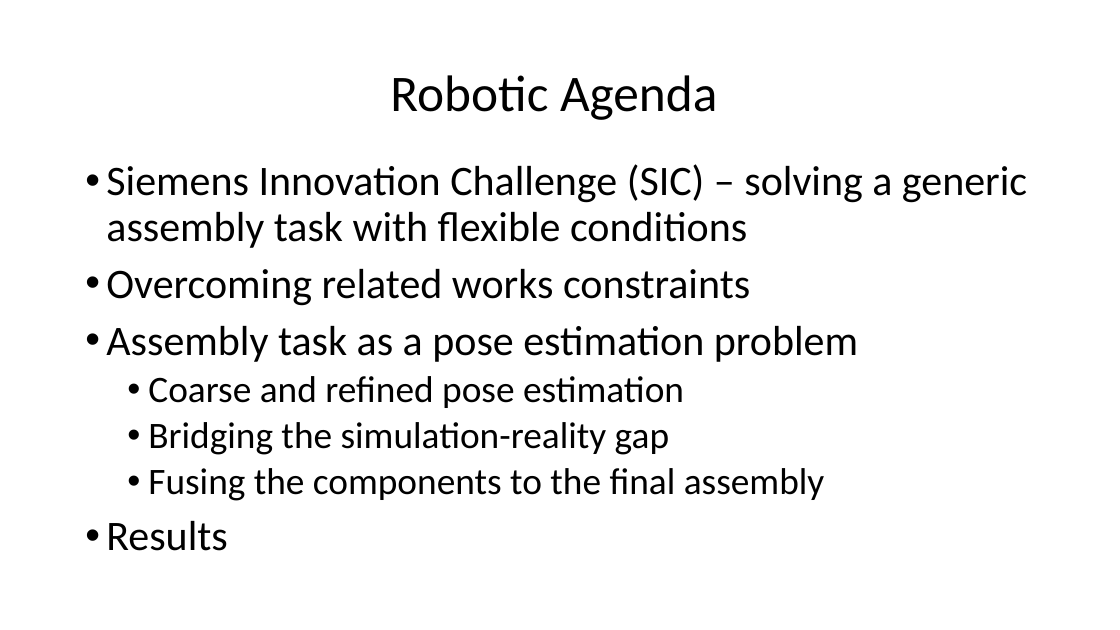
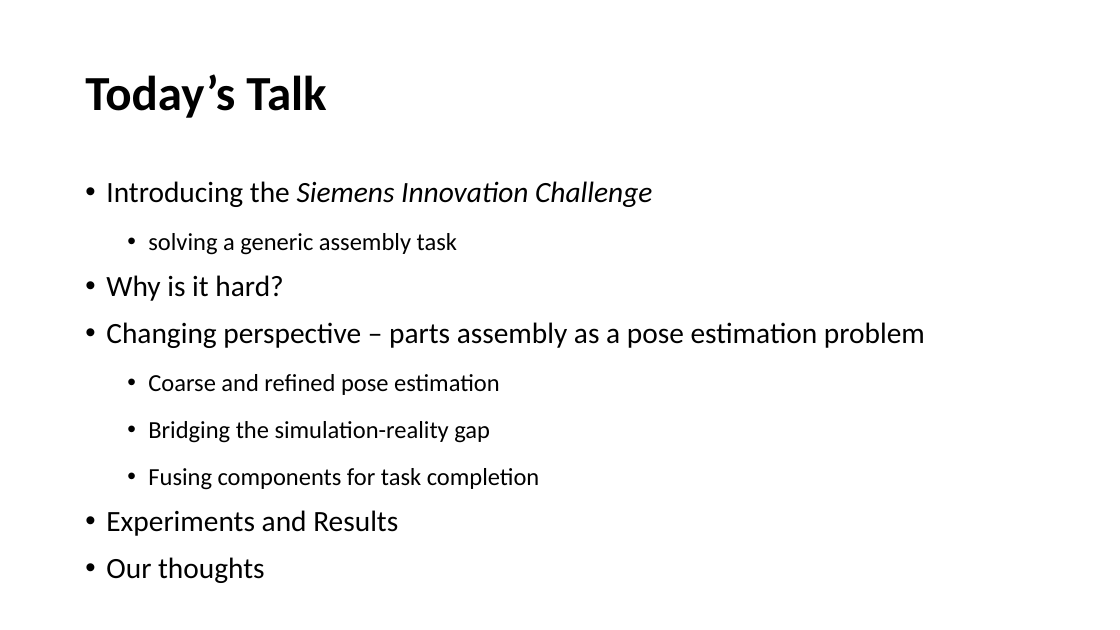
Before and after one commit to farjon/IRS_course, a slide deck: slide 2 of FinalProject/FinalProject.pptx. Drawn at 1120x630 pixels with LibreOffice and Linux fonts; fonts in the diff are those of the drawing. Boxes give left, top, right and bottom in pixels: in the first picture for what was removed or moved away, otherwise in the second. Text is boxed around its words. In the diff, an @@ line names an element or a change of style, - is before the commit and + after.

Commit message:
finally finished the bunny

```diff
--- a/FinalProject/FinalProject.pptx
+++ b/FinalProject/FinalProject.pptx
@@ title at box(85, 74, 326, 118): text changed; size 44 to 42 pt; bold on @@
-Robotic Agenda
+Today’s Talk
@@ text at box(106, 181, 925, 348): text changed; size 36 to 25.2 pt @@
-• Siemens Innovation Challenge (SIC) – solving a generic assembly task with flexible conditions
-• Overcoming related works constraints
-• Assembly task as a pose estimation problem
+• Introducing the Siemens Innovation Challenge
+  • solving a generic assembly task
+• Why is it hard?
+• Changing perspective – parts assembly as a pose estimation problem
@@ text at box(148, 374, 500, 443): size 32 to 21 pt in "Coarse and refined pose estimation", "Bridging the simulation-reality gap"; line spacing 0.9 to 1.4 @@
@@ text at box(106, 468, 540, 583): text changed; size 32 to 21 pt @@
-  • Fusing the components to the final assembly
-• Results
+  • Fusing components for task completion
+• Experiments and Results
+• Our thoughts
```
Also in this commit, not shown: 4 other slides changed, 5 slides added, 1 slide removed, 10 other files.
